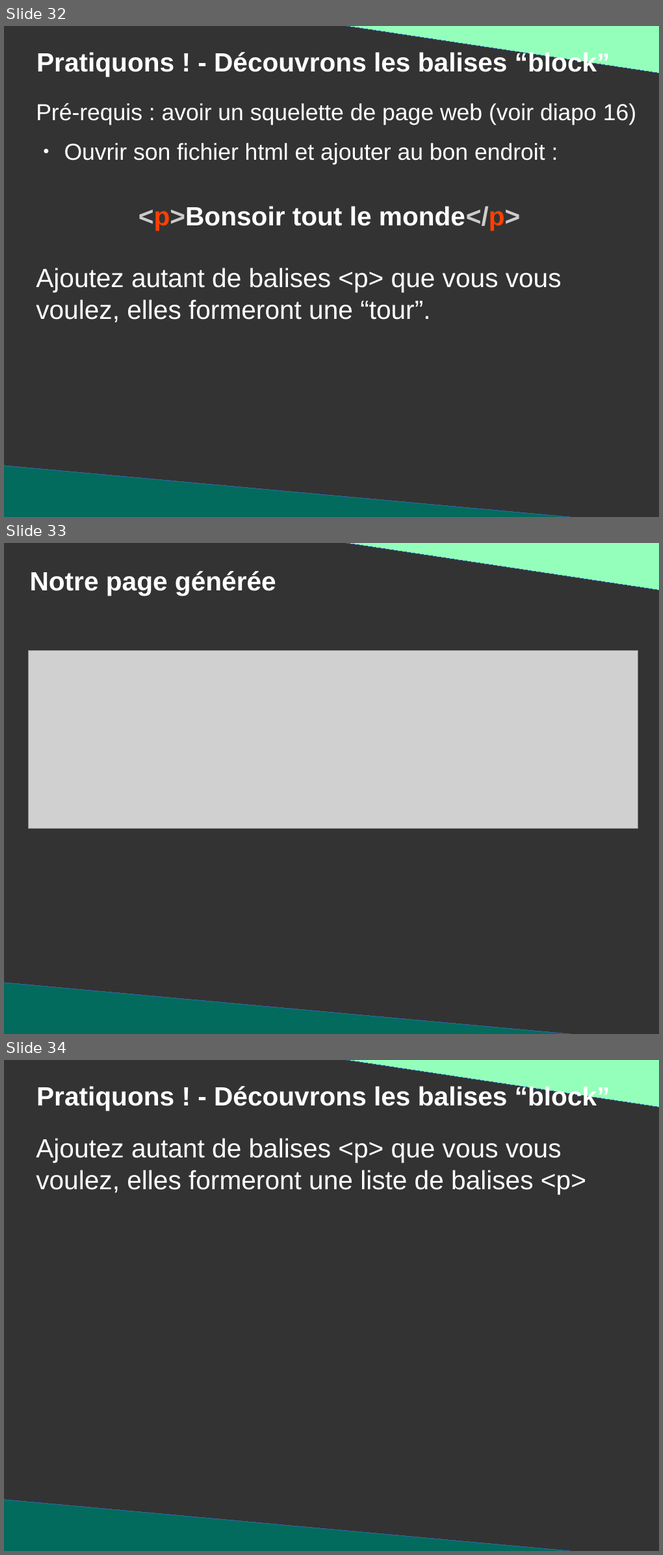
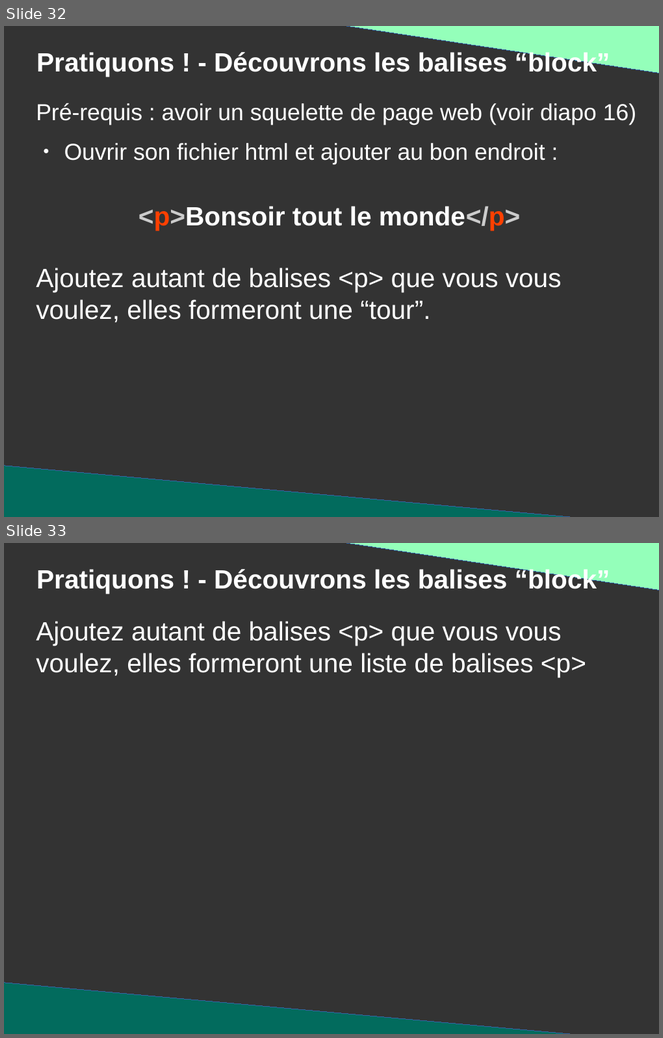
Before and after one commit to DanYellow/presentations, a slide deck: mmi/html/travaux-pratiques/numero-1/presentation.odp. Shown one above the other, each under a label of ours: slides 32, 33 and 34 before the commit, slides 32 and 33 after it. The pictures are 663x1555 and 663x1038 pixels, drawn with LibreOffice and Linux fonts; fonts in the diff are those of the drawing; grey boxes stand for pictures. Boxes give left, top, right and bottom in pixels: in the first picture for what was removed or moved away, otherwise in the second. Text is boxed around its words. In the diff, an @@ line names an element or a change of style, - is before the commit and + after.

```diff
--- a/mmi/html/travaux-pratiques/numero-1/presentation.odp
+++ b/mmi/html/travaux-pratiques/numero-1/presentation.odp
@@ slide 33 removed at <box>4,543,659,1034</box>, background #333333 @@
@@ right triangle removed at <box>323,543,659,590</box> @@
@@ title removed at <box>30,571,276,596</box> @@
-Notre page générée
@@ picture removed at <box>29,651,638,829</box> @@
@@ right triangle removed at <box>4,983,616,1034</box> @@
@@ what was slide 34 is now slide 33 @@
```
Also in this commit, not shown: 7 slides changed, 4 slides added, 1 other file.
